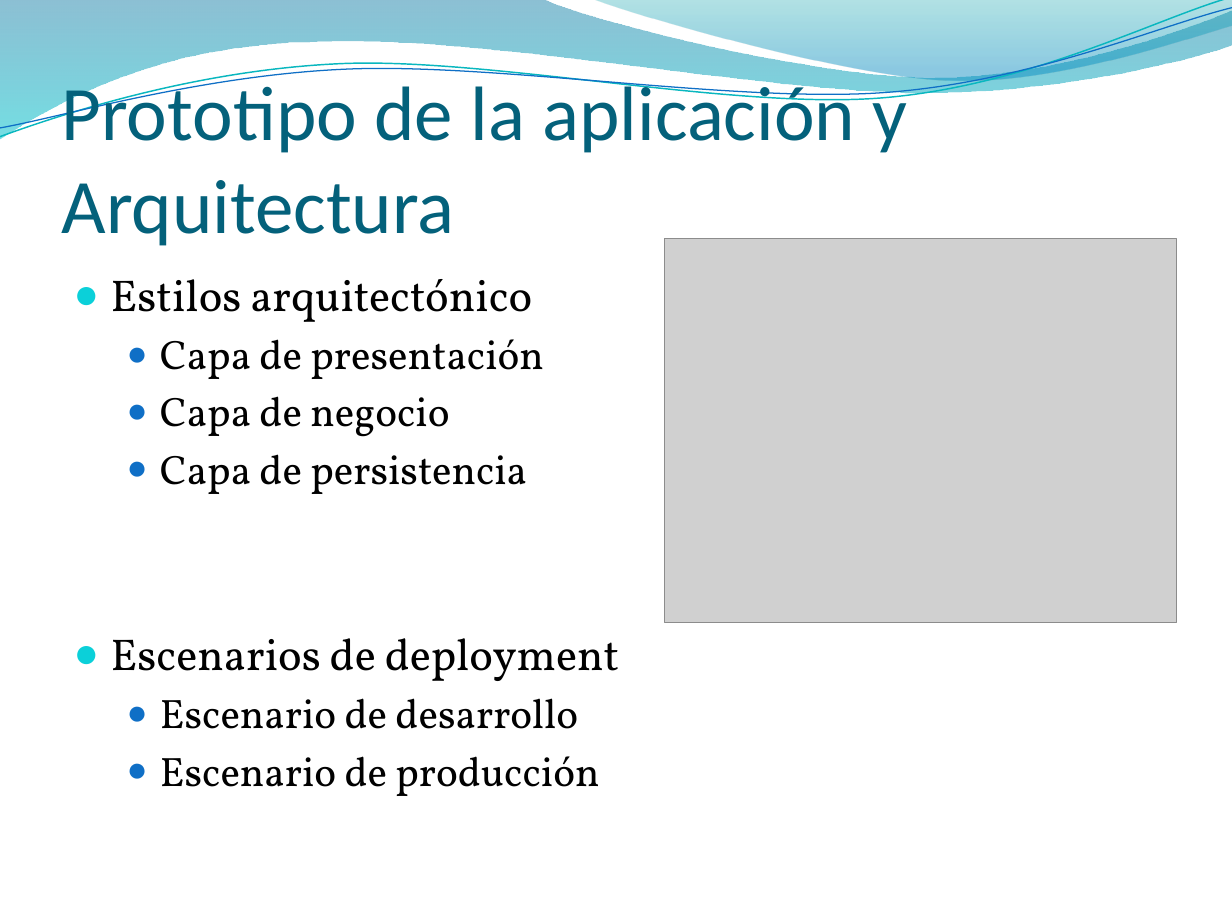
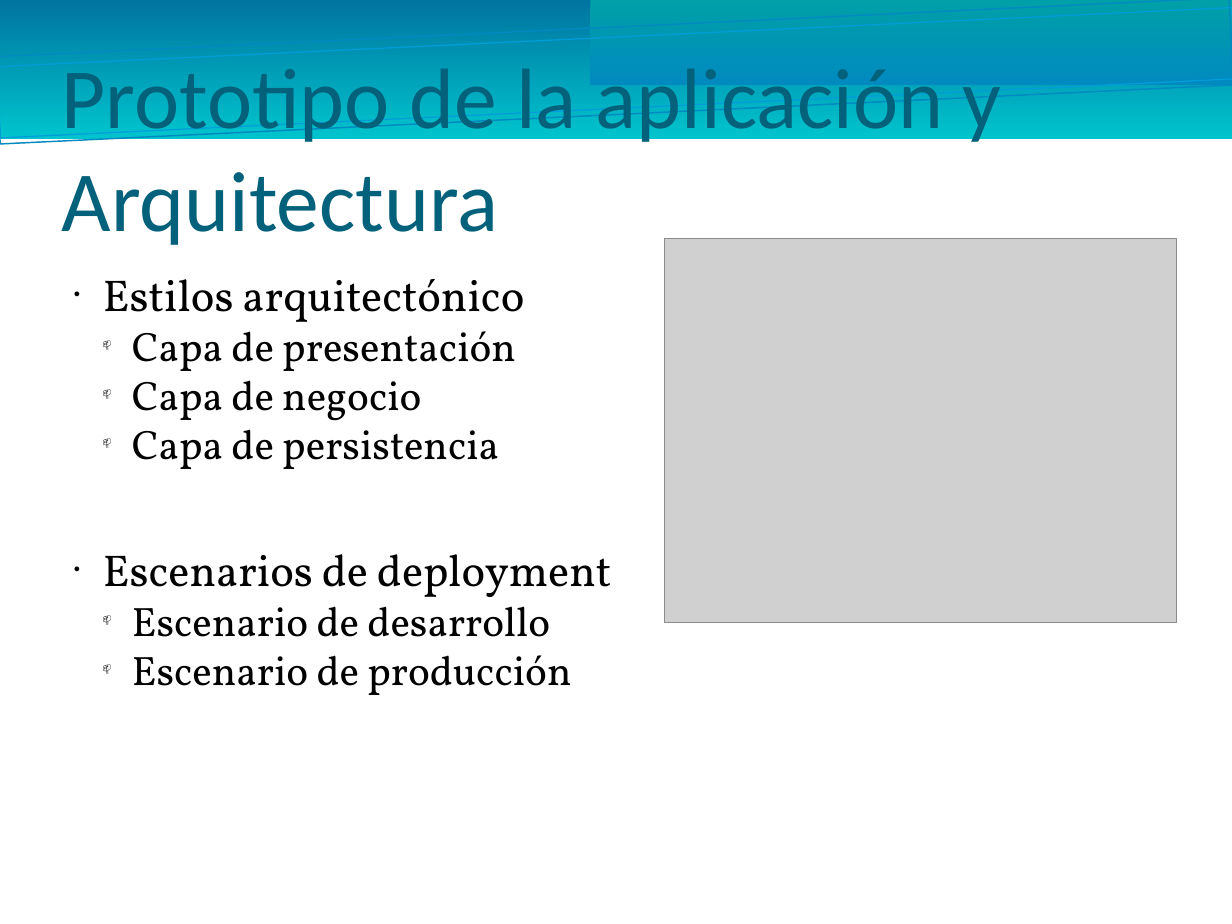
Before and after one commit to ORGTecnologo/7b6581PT, a slide deck: slide 15 of Documentacion/Entregas/Presentacion/Presentacion.pptx (slide 14 before the commit). Drawn at 1232x924 pixels with LibreOffice and Linux fonts; fonts in the diff are those of the drawing; grey boxes stand for pictures; background and template pictures are left out. Boxes give left, top, right and bottom in pixels: in the first picture for what was removed or moved away, otherwise in the second. Text is boxed around its words. In the diff, an @@ line names an element or a change of style, - is before the commit and + after.

```diff
--- a/Documentacion/Entregas/Presentacion/Presentacion.pptx
+++ b/Documentacion/Entregas/Presentacion/Presentacion.pptx
@@ freeform shape removed at <box>0,0,1232,139</box> @@
@@ freeform shape removed at <box>0,0,1232,144</box> @@
@@ freeform shape removed at <box>0,8,1232,137</box> @@
@@ rectangle added at <box>0,0,1232,139</box>, fill gradient #0074A0 to #00C4CD @@
@@ rectangle added at <box>0,0,1232,144</box>, outline #008ABF 0.85 pt @@
@@ rectangle added at <box>0,8,1232,137</box>, outline #009DD9 0.74 pt @@
@@ freeform shape removed at <box>590,0,1232,85</box> @@
@@ rectangle added at <box>590,0,1232,85</box>, fill gradient #00A0A8 to #008ABF @@
@@ text "Prototipo de la aplicación y ..." at <box>62,69,1002,245</box>: size 45 to 50 pt @@
@@ text "Estilos arquitectónico" at <box>103,279,612,695</box>: indent changed; less space between paragraphs; bullet ● to 📫 @@
```
Also in this commit, not shown: 22 other slides changed, 1 slide added, 2 other files.
